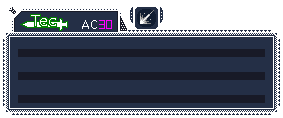
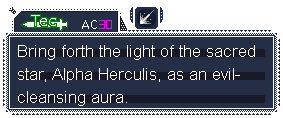
Layers edited between the first and the second 283×118 image:
added layer "Bring forth the light of the s..." above "BG" over [left=18, top=45, right=255, bottom=106]
